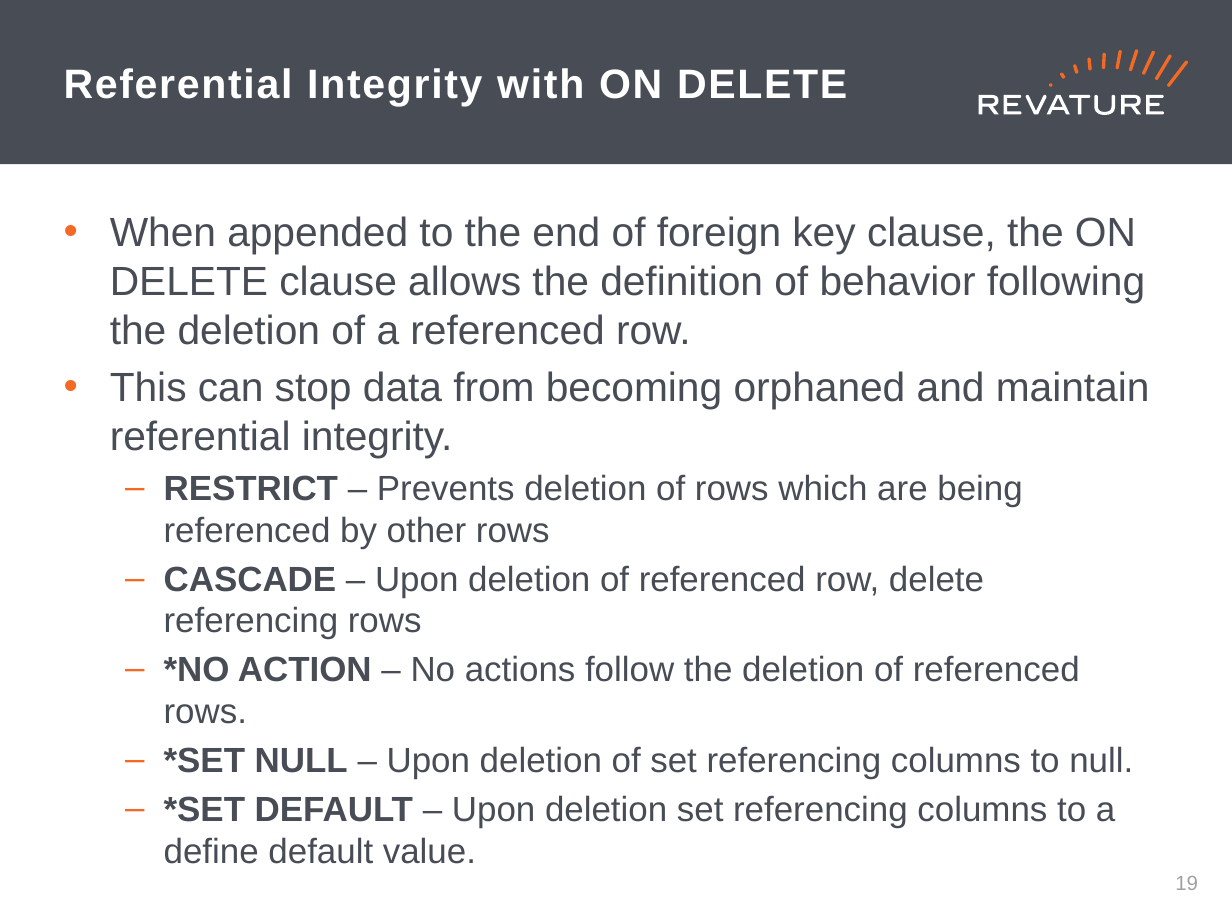
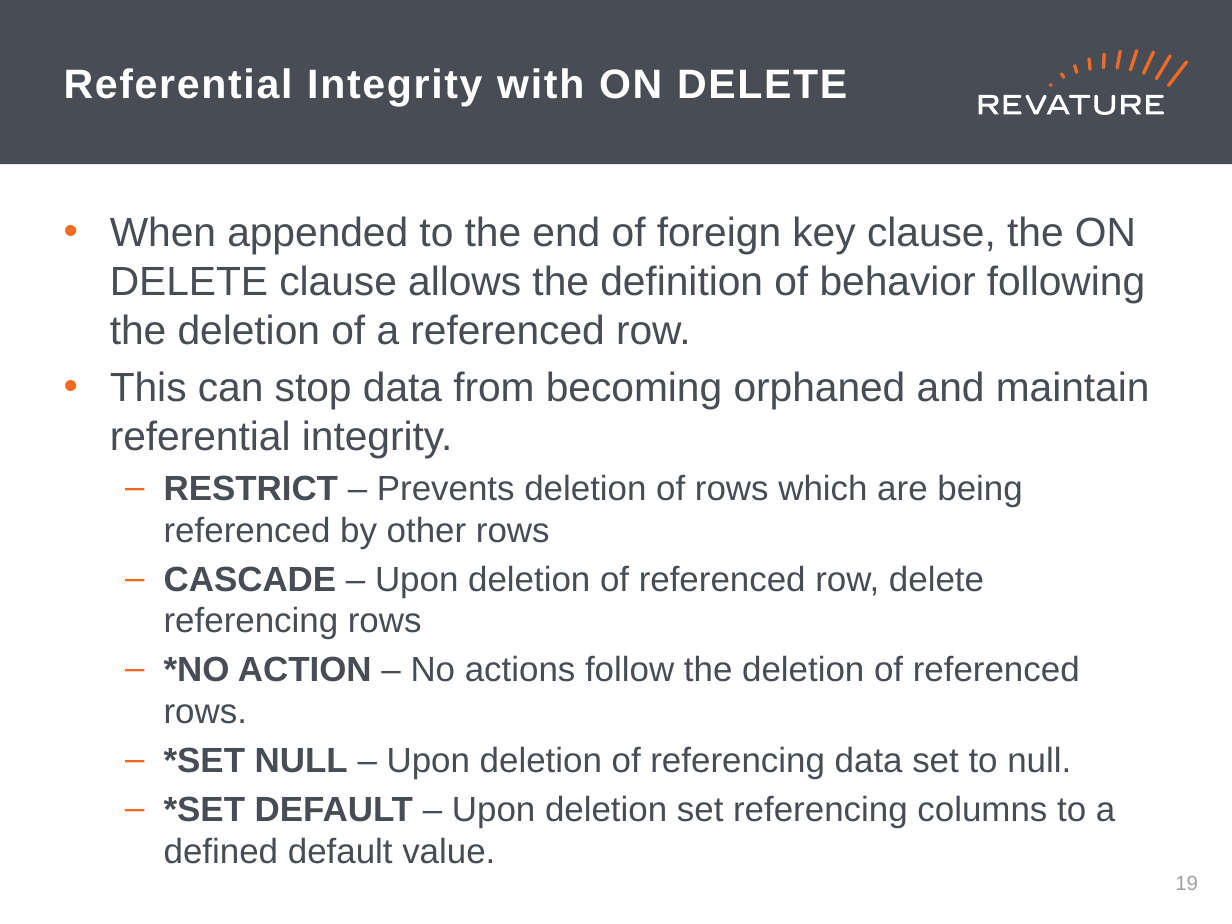
Before and after one commit to jhigherevature/8302021_RAP, a slide deck: slide 20 of powerpoints/Day_21.pptx. Drawn at 1232x924 pixels with LibreOffice and Linux fonts; fonts in the diff are those of the drawing. Boxes give left, top, right and bottom in pixels: in the first picture for what was removed or moved away, otherwise in the second. Text is boxed around its words. In the diff, an @@ line names an element or a change of style, - is before the commit and + after.

```diff
--- a/powerpoints/Day_21.pptx
+++ b/powerpoints/Day_21.pptx
@@ text at [164, 746, 1115, 864]: text changed @@
-  – *SET NULL – Upon deletion of set referencing columns to null.
-  – *SET DEFAULT – Upon deletion set referencing columns to a define default value.
+  – *SET NULL – Upon deletion of referencing data set to null.
+  – *SET DEFAULT – Upon deletion set referencing columns to a defined default value.
```
Also in this commit, not shown: 1 slide removed, 4 other files.
